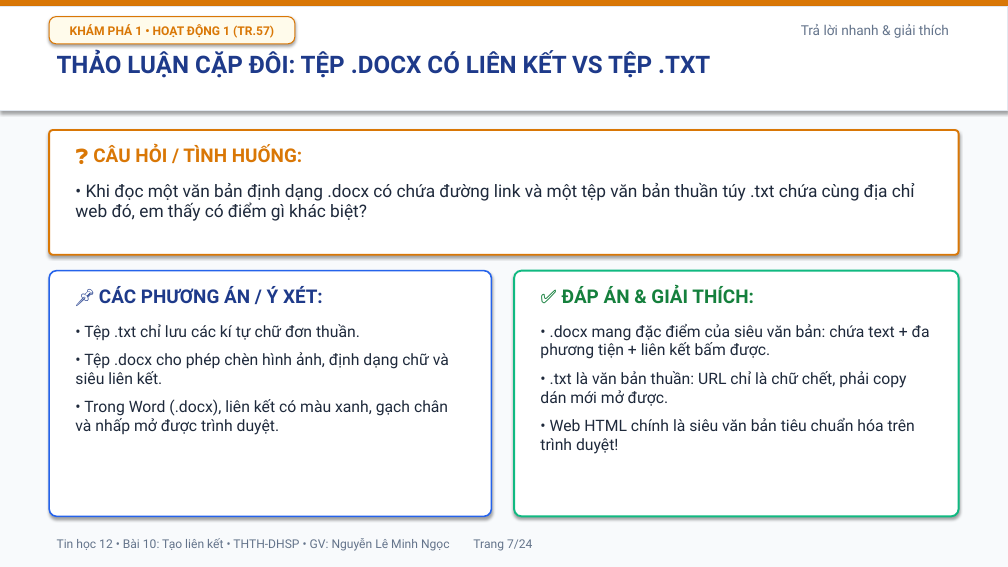
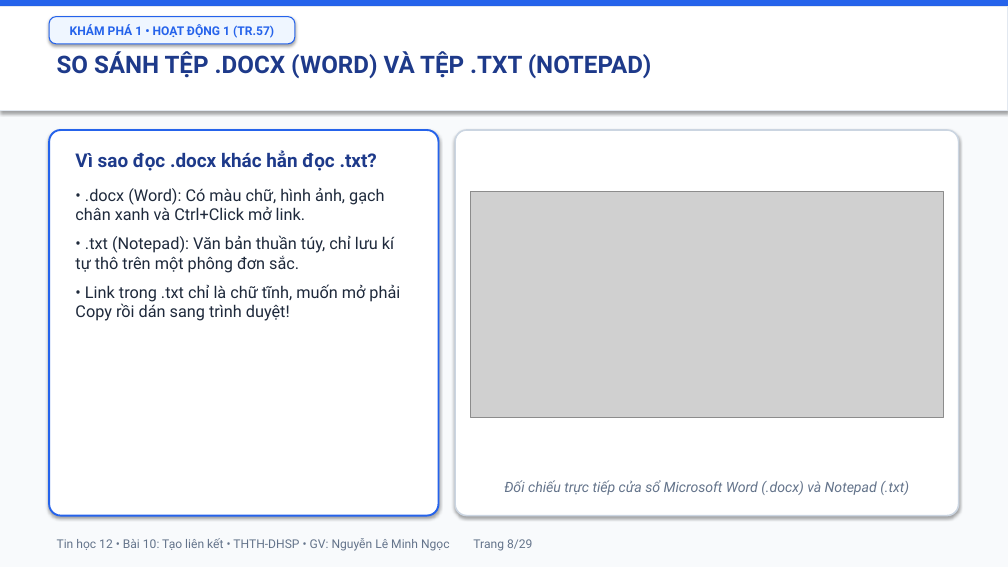
Before and after one commit to mngoc3110/TinHoc, a slide deck: slide 8 of Tin12/Bai10/Bai10_TrinhChieu.pptx (slide 7 before the commit). Drawn at 1008x567 pixels with LibreOffice and Linux fonts; fonts in the diff are those of the drawing; grey boxes stand for pictures. Boxes give left, top, right and bottom in pixels: in the first picture for what was removed or moved away, otherwise in the second. Text is boxed around its words. In the diff, an @@ line names an element or a change of style, - is before the commit and + after.

```diff
--- a/Tin12/Bai10/Bai10_TrinhChieu.pptx
+++ b/Tin12/Bai10/Bai10_TrinhChieu.pptx
@@ rectangle at bbox=[0, 0, 1008, 6]: fill #D97706 to #2563EB @@
@@ rounded rectangle "KHÁM PHÁ 1 • HOẠT ..." at bbox=[49, 17, 295, 44]: text colour #D97706 to #2563EB; fill #FFFBEB to #EFF6FF; outline #D97706 1 pt to #2563EB 1 pt @@
@@ text removed at bbox=[801, 24, 949, 38] @@
-Trả lời nhanh & giải thích
@@ text at bbox=[57, 51, 652, 78]: text changed @@
-THẢO LUẬN CẶP ĐÔI: TỆP .DOCX CÓ LIÊN KẾT VS TỆP .TXT
+SO SÁNH TỆP .DOCX (WORD) VÀ TỆP .TXT (NOTEPAD)
@@ rounded rectangle: place and size @@
-rounded rectangle at bbox=[49, 271, 492, 516]
+rounded rectangle at bbox=[49, 130, 439, 516]
@@ rounded rectangle at bbox=[49, 130, 439, 516]: outline #2563EB 1.5 pt to #2563EB 1.8 pt @@
@@ rounded rectangle removed at bbox=[49, 130, 959, 255] @@
@@ text removed at bbox=[75, 145, 915, 221] @@
-❓ CÂU HỎI / TÌNH HUỐNG:
-• Khi đọc một văn bản định dạng .docx có chứa đường link và một tệp văn bản thuần túy .txt chứa cùng địa chỉ web đó, em thấy có điểm gì khác biệt?
@@ rounded rectangle: place and size @@
-rounded rectangle at bbox=[514, 271, 959, 516]
+rounded rectangle at bbox=[455, 130, 959, 516]
@@ rounded rectangle at bbox=[455, 130, 959, 516]: outline #10B981 1.8 pt to #CBD5E1 1.5 pt @@
@@ text added at bbox=[75, 150, 400, 321], 15.5 pt, text #1E293B @@
+Vì sao đọc .docx khác hẳn đọc .txt?
+• .docx (Word): Có màu chữ, hình ảnh, gạch chân xanh và Ctrl+Click mở link.
+• .txt (Notepad): Văn bản thuần túy, chỉ lưu kí tự thô trên một phông đơn sắc.
+• Link trong .txt chỉ là chữ tĩnh, muốn mở phải Copy rồi dán sang trình duyệt!
@@ picture added at bbox=[470, 191, 944, 417] @@
@@ text removed at bbox=[540, 286, 930, 454] @@
-✅ ĐÁP ÁN & GIẢI THÍCH:
-• .docx mang đặc điểm của siêu văn bản: chứa text + đa phương tiện + liên kết bấm được.
-• .txt là văn bản thuần: URL chỉ là chữ chết, phải copy dán mới mở được.
-• Web HTML chính là siêu văn bản tiêu chuẩn hóa trên trình duyệt!
@@ text at bbox=[504, 480, 909, 495]: text changed; size 15 to 13.5 pt; text colour #1E293B to #64748B; italic on @@
-📌 CÁC PHƯƠNG ÁN / Ý XÉT:
-• Tệp .txt chỉ lưu các kí tự chữ đơn thuần.
-• Tệp .docx cho phép chèn hình ảnh, định dạng chữ và siêu liên kết.
-• Trong Word (.docx), liên kết có màu xanh, gạch chân và nhấp mở được trình duyệt.
+Đối chiếu trực tiếp cửa sổ Microsoft Word (.docx) và Notepad (.txt)
@@ text at bbox=[57, 538, 532, 551]: text changed @@
-Tin học 12 • Bài 10: Tạo liên kết • THTH-DHSP • GV: Nguyễn Lê Minh Ngọc Trang 7/24
+Tin học 12 • Bài 10: Tạo liên kết • THTH-DHSP • GV: Nguyễn Lê Minh Ngọc Trang 8/29
```
Also in this commit, not shown: 20 other slides changed, 6 slides added, 1 slide removed, 19 other files.
